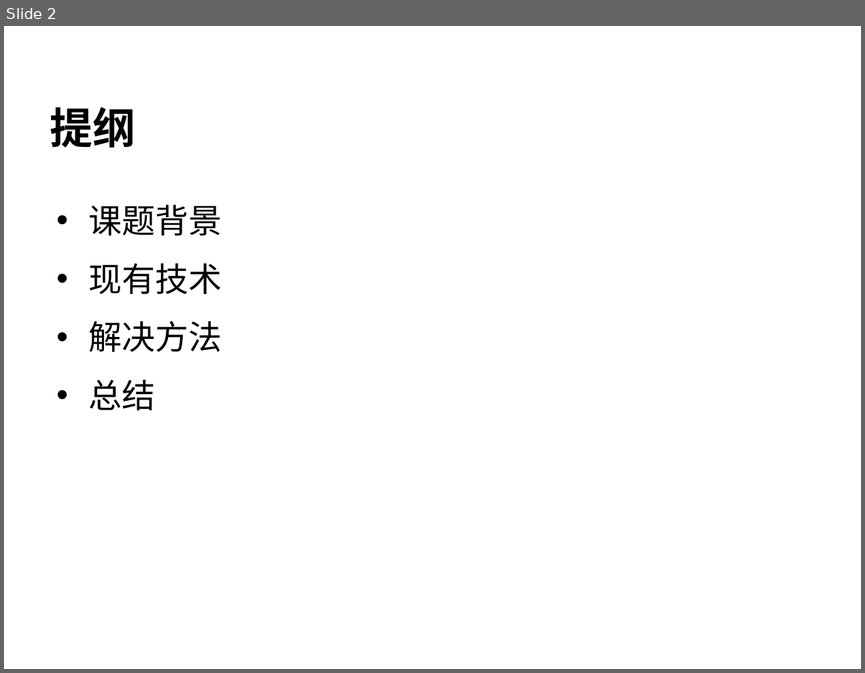
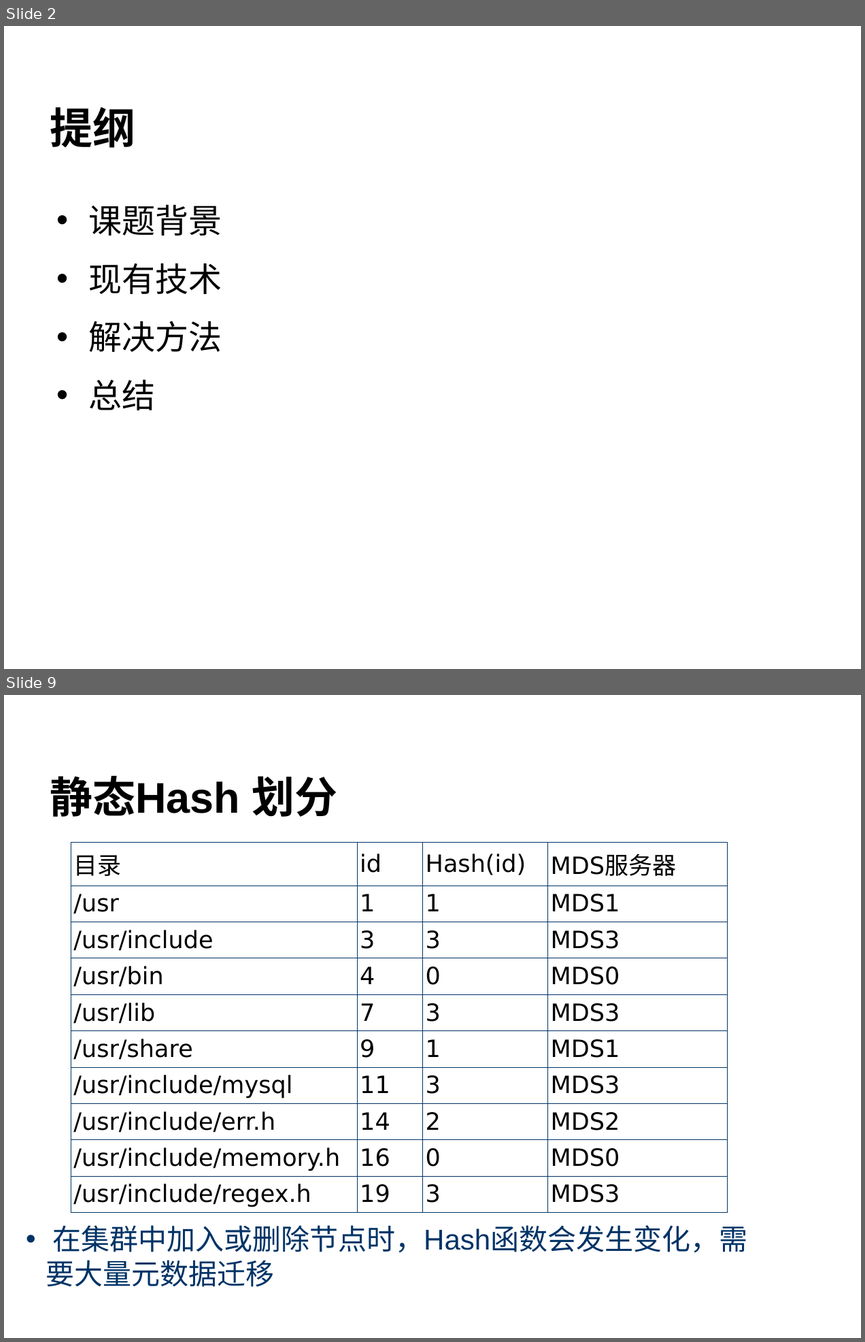
Before and after one commit to cheliequan/idning-paper, a slide deck: draft/答辩.ppt. Shown one above the other, each under a label of ours: slide 2 before the commit, slides 2 and 9 after it; the slides between them are not shown. The pictures are 865x673 and 865x1342 pixels, drawn with LibreOffice and Linux fonts; fonts in the diff are those of the drawing; background and template pictures are left out. Boxes give left, top, right and bottom in pixels: in the first picture for what was removed or moved away, otherwise in the second. Text is boxed around its words. In the diff, an @@ line names an element or a change of style, - is before the commit and + after.

```diff
--- a/draft/答辩.ppt
+++ b/draft/答辩.ppt
@@ slide 9 added at [4,695,861,1338], background picture (left out) @@
@@ title added at [50,775,338,817], 36 pt, text #000000, bold @@
+静态Hash 划分
@@ table added at [71,843,727,1210], 10 rows, 4 columns @@
+目录 | id | Hash(id) | MDS服务器
+/usr | 1 | 1 | MDS1
+/usr/include | 3 | 3 | MDS3
+/usr/bin | 4 | 0 | MDS0
+/usr/lib | 7 | 3 | MDS3
+/usr/share | 9 | 1 | MDS1
+/usr/include/mysql | 11 | 3 | MDS3
+/usr/include/err.h | 14 | 2 | MDS2
+/usr/include/memory.h | 16 | 0 | MDS0
+/usr/include/regex.h | 19 | 3 | MDS3
@@ text added at [46,1225,747,1287], 24 pt, text #003366 @@
+• 在集群中加入或删除节点时，Hash函数会发生变化，需要大量元数据迁移
@@ page number added at [11,1289,67,1336], 26 pt, text #FFFFFF, bold @@
+9
```
Also in this commit, not shown: 5 slides changed, 13 other slides added, 1 slide removed, 1 other file.
